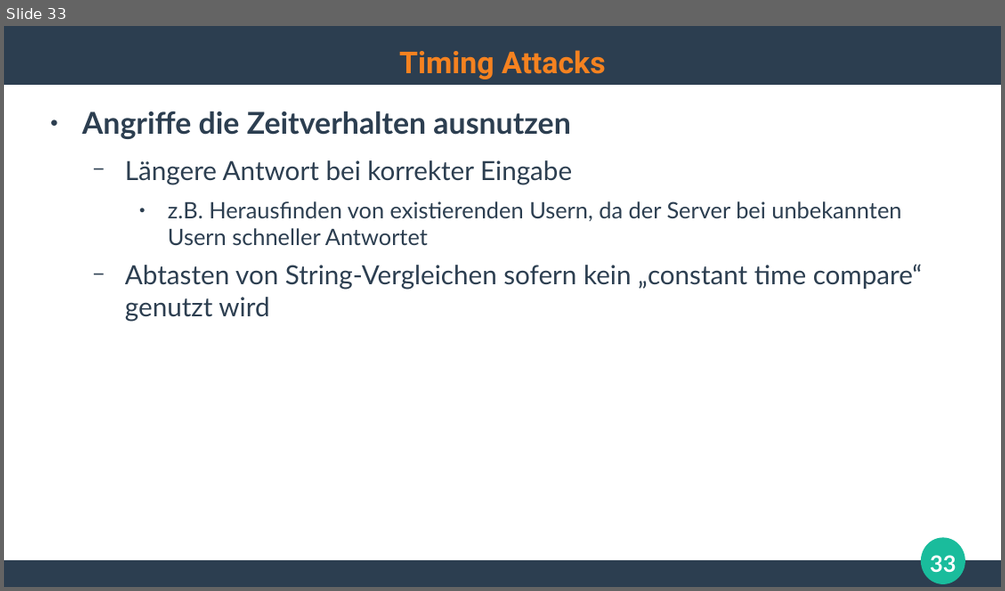
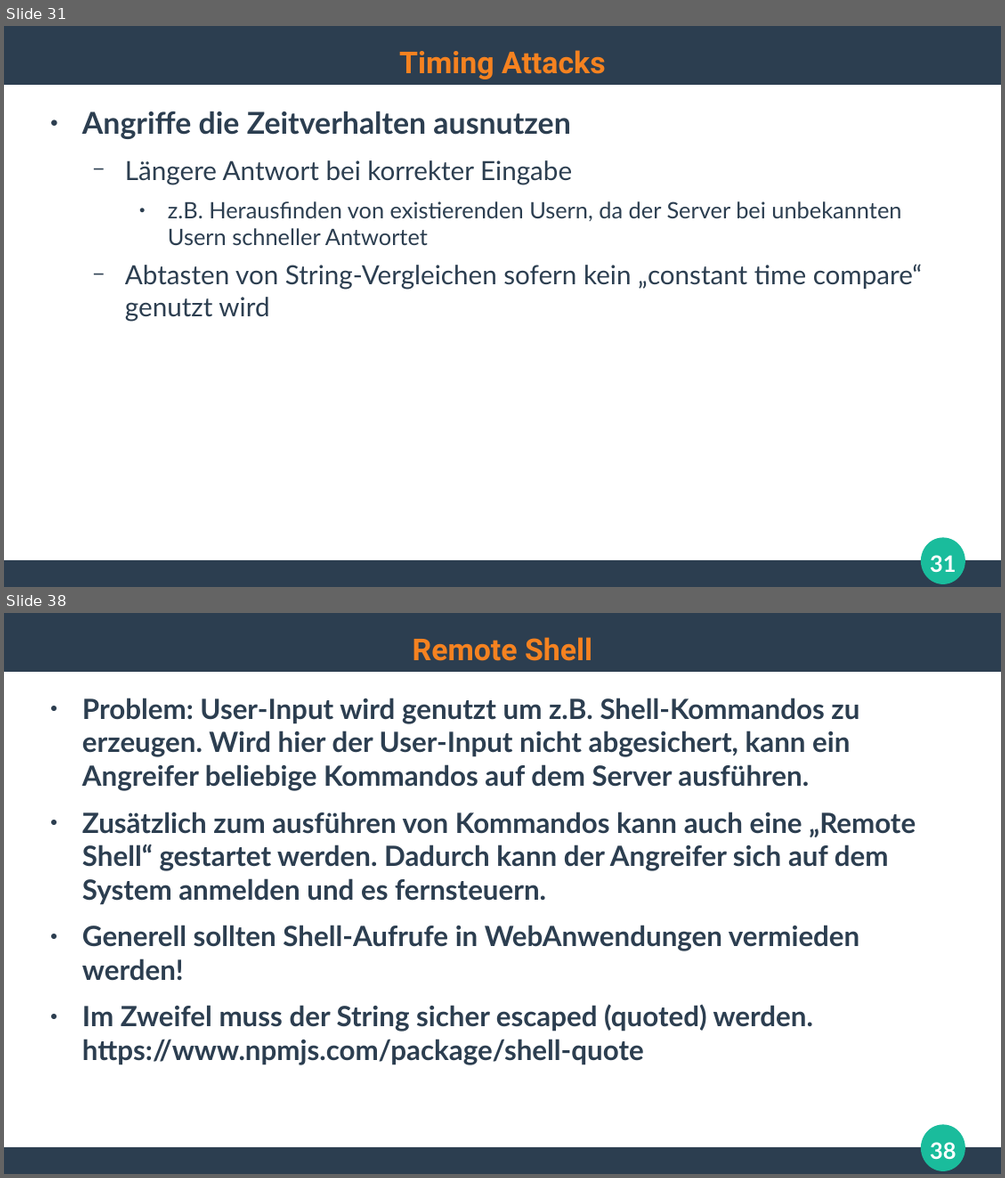
Before and after one commit to ghandmann/HS-AlbSig-WebAnwendungen2, a slide deck: Kapitel/06_WebSecurity.odp. Shown one above the other, each under a label of ours: slide 33 before the commit, slides 31 and 38 after it; the slides between them are not shown. The pictures are 1005x591 and 1005x1178 pixels, drawn with LibreOffice and Linux fonts; fonts in the diff are those of the drawing. Boxes give left, top, right and bottom in pixels: in the first picture for what was removed or moved away, otherwise in the second. Text is boxed around its words. In the diff, an @@ line names an element or a change of style, - is before the commit and + after.

```diff
--- a/Kapitel/06_WebSecurity.odp
+++ b/Kapitel/06_WebSecurity.odp
@@ slide 38 added at <box>4,613,1001,1174</box>, background #FFFFFF; not listed: 3 template elements that a slide beside it also shows @@
@@ title added at <box>413,637,592,661</box>, 24 pt, text #F58220, bold @@
+Remote Shell
@@ text added at <box>82,698,915,1065</box>, 22.2 pt, text #2C3E50, bold @@
+● Problem: User-Input wird genutzt um z.B. Shell-Kommandos zu erzeugen. Wird hier der User-Input nicht abgesichert, kann ein Angreifer beliebige Kommandos auf dem Server ausführen.
+● Zusätzlich zum ausführen von Kommandos kann auch eine „Remote Shell“ gestartet werden. Dadurch kann der Angreifer sich auf dem System anmelden und es fernsteuern.
+● Generell sollten Shell-Aufrufe in WebAnwendungen vermieden werden!
+● Im Zweifel muss der String sicher escaped (quoted) werden.
+  https://www.npmjs.com/package/shell-quote
@@ page number added at <box>930,1142,955,1159</box>, 18 pt, text #FFFFFF, bold @@
+38
@@ what was slide 33 is now slide 31 @@
@@ page number at <box>930,555,955,572</box>: text changed @@
-33
+31
```
Also in this commit, not shown: 1 slide changed, 7 other slides added, 1 slide removed.
